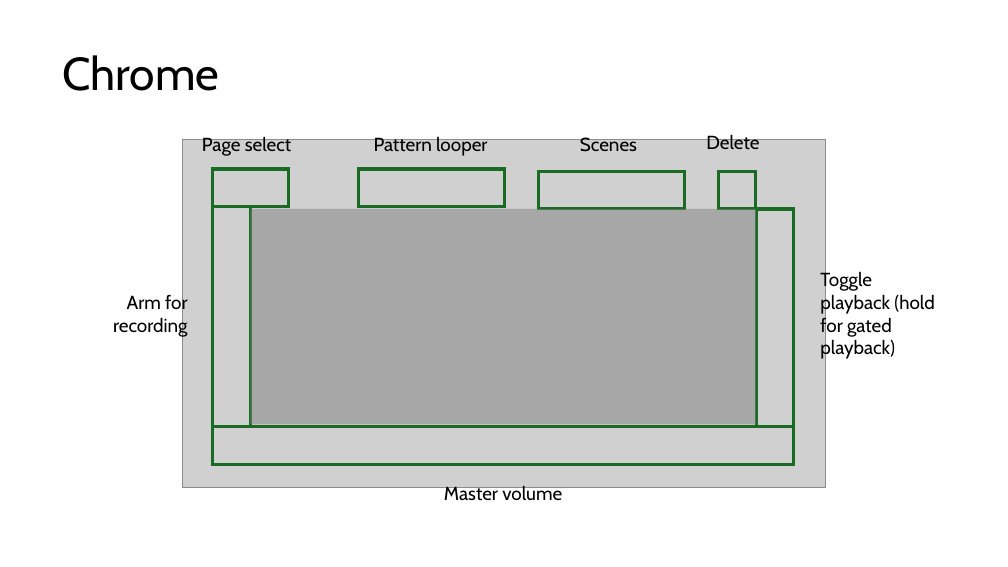
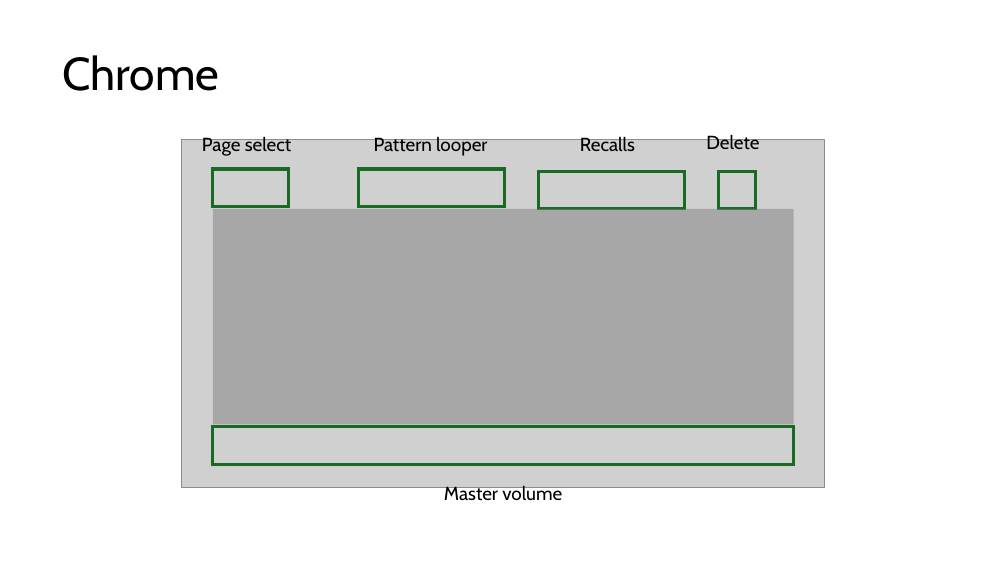
Before and after one commit to dessertplanet/Workshop_Computer, a slide deck: slide 1 of releases/15_MLRws/docs/gridstation/MLR_Grid_diagrams.pptx. Drawn at 1008x567 pixels with LibreOffice and Linux fonts; fonts in the diff are those of the drawing; grey boxes stand for pictures. Boxes give left, top, right and bottom in pixels: in the first picture for what was removed or moved away, otherwise in the second. Text is boxed around its words. In the diff, an @@ line names an element or a change of style, - is before the commit and + after.

```diff
--- a/releases/15_MLRws/docs/gridstation/MLR_Grid_diagrams.pptx
+++ b/releases/15_MLRws/docs/gridstation/MLR_Grid_diagrams.pptx
@@ text at (580,135,635,151): text changed @@
-Scenes
+Recalls
@@ rectangle: place and size @@
-rectangle at (250,209,755,424)
+rectangle at (213,209,794,424)
@@ group removed at (113,207,934,427): 2 rectangles, 2 texts @@
-Toggle playback (hold for gated playback)
-Arm for recording
```
Also in this commit, not shown: 4 other slides changed, 3 slides added, 16 other files.
